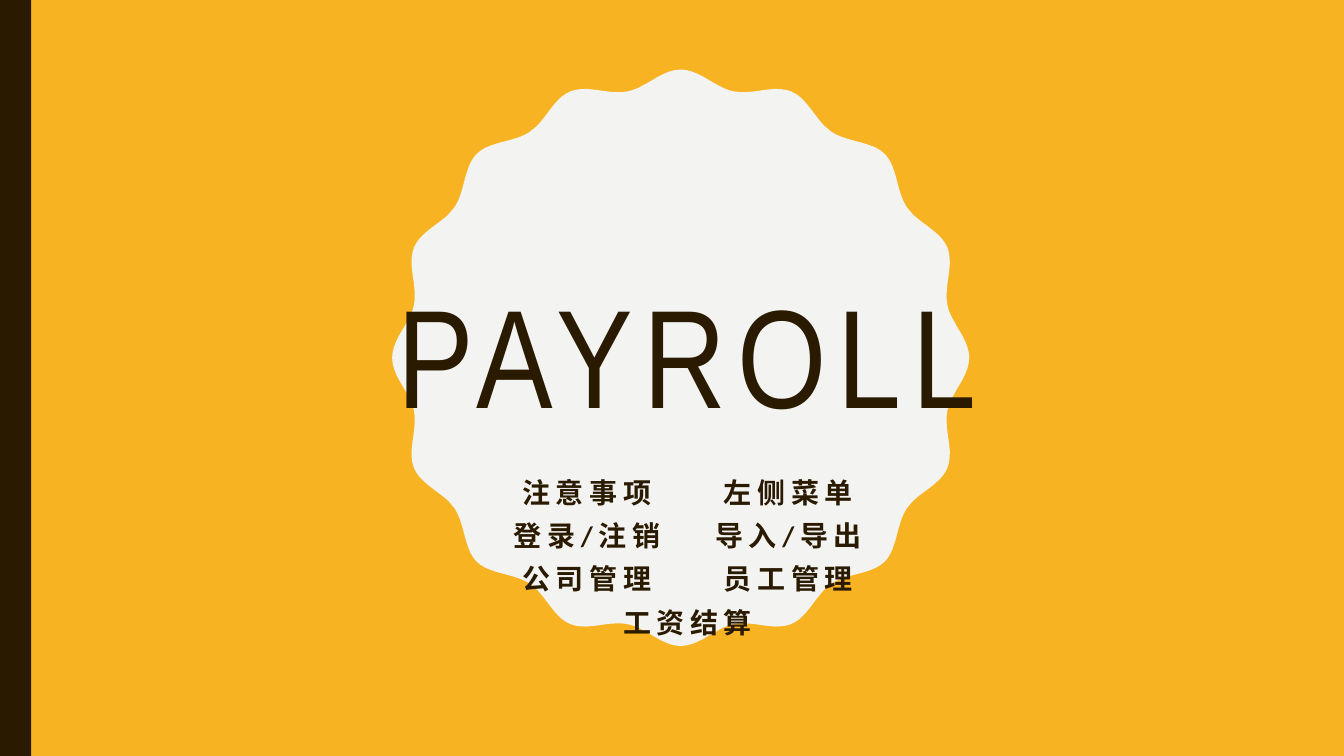
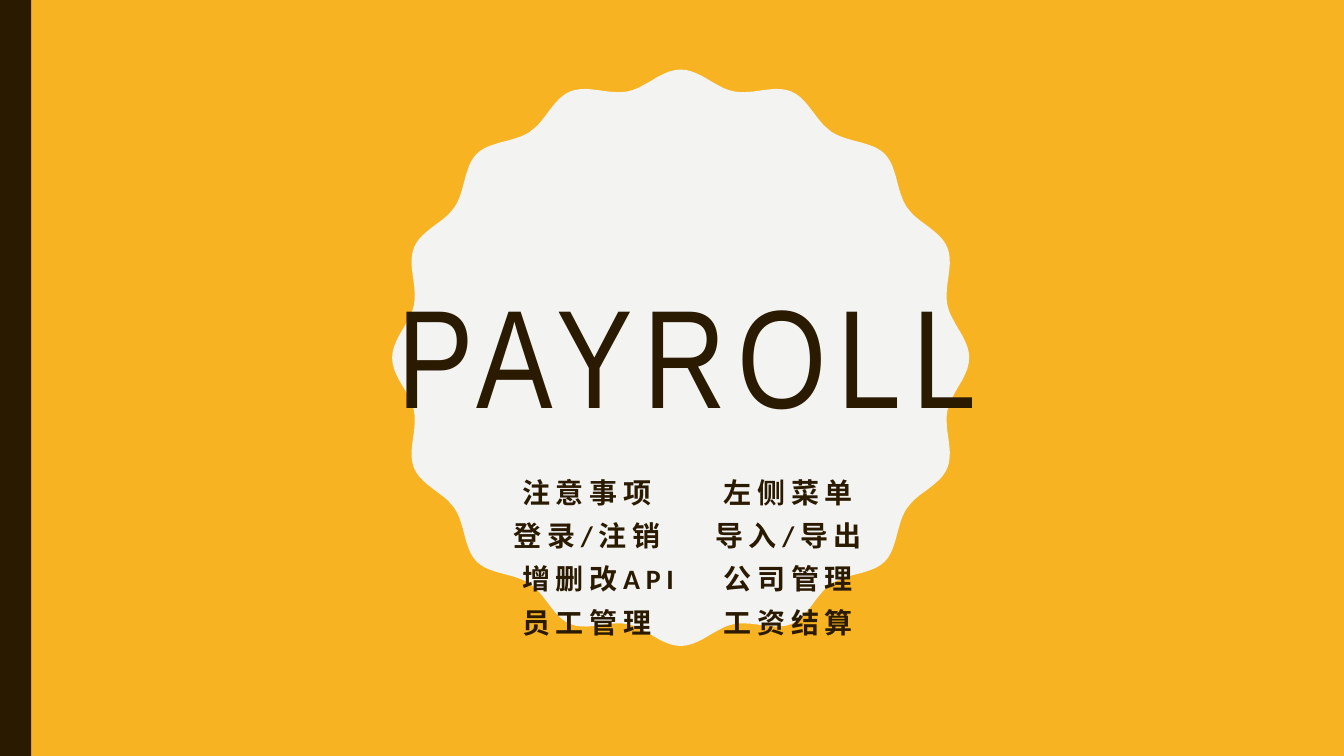
Before and after one commit to payrolls/payrolls.github.io, a slide deck: slide 1 of doc/Payroll Web UI.pptx. Drawn at 1344x756 pixels with LibreOffice and Linux fonts; fonts in the diff are those of the drawing. Boxes give left, top, right and bottom in pixels: in the first picture for what was removed or moved away, otherwise in the second. Text is boxed around its words. In the diff, an @@ line names an element or a change of style, - is before the commit and + after.

Commit message:
增删改api已实现

```diff
--- a/doc/Payroll Web UI.pptx
+++ b/doc/Payroll Web UI.pptx
@@ subtitle at [522,565,853,636]: text changed @@
-公司管理 员工管理
-工资结算
+增删改API 公司管理
+员工管理 工资结算
```
Also in this commit, not shown: 1 slide added.
